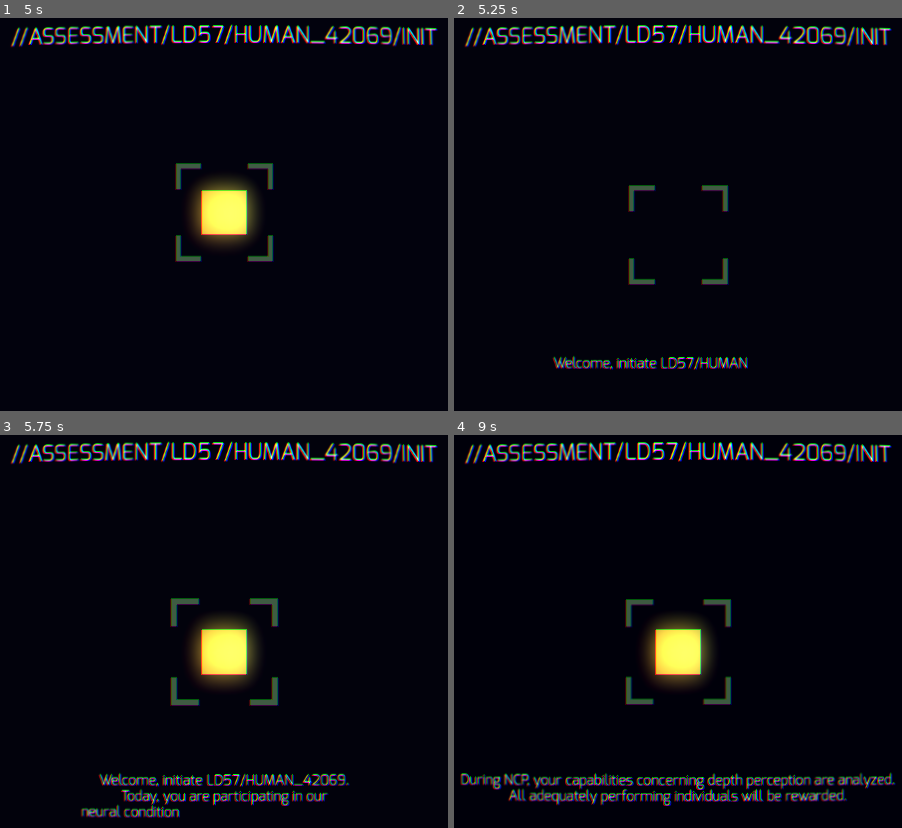
Above: before the commit, frames 1-4 (two rows, left to right).
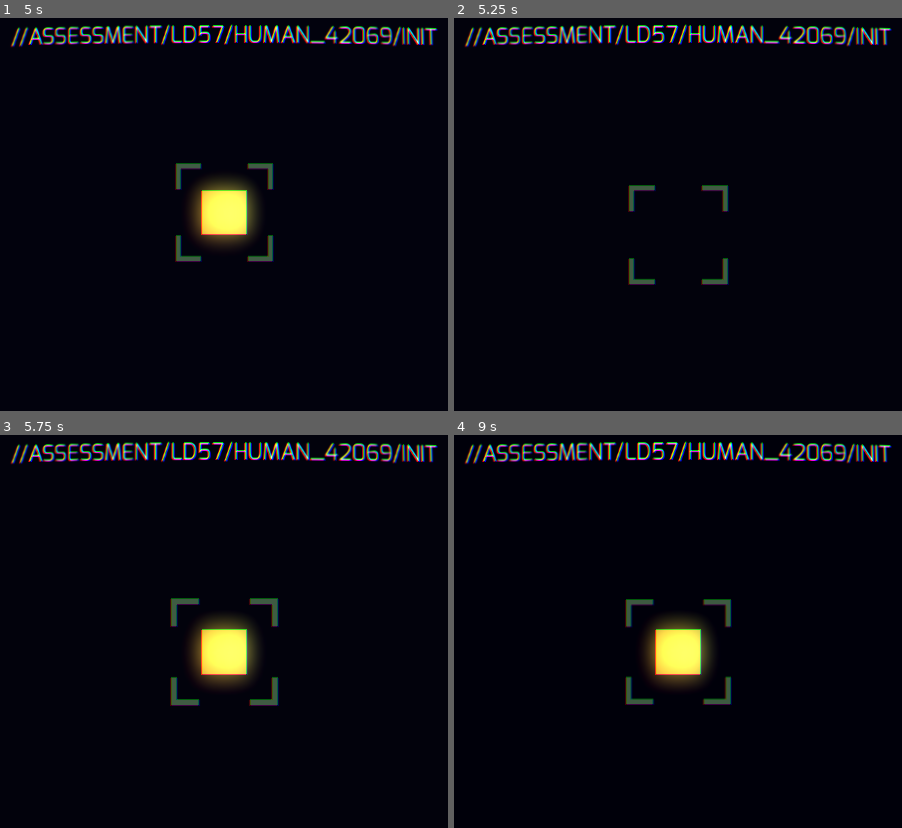
Above: after the commit, the same moments.

Repository: manabreak/ld57
Game: Godot game, scene res://root.tscn
Same seed, same stepped clock (60 frames per second), same inputs: the game is played once before the commit and once after it. Sound files missing from this copy of the repository are replaced by a short silence.
Inputs (mouse positions are in pixels of both pictures, inside the frame that each line leads up to):
- Up to frame 1 (5 s): tap Enter at 0.5 s; move the mouse to (398, 214) at 0.52 s; hold E (container_right) 0.53-1.28 s; tap Tab (cycle_selection) every 0.75 s from 0.6 to 4.35 s; click (398, 214) at 0.67 s; tap R (reset) at 1.25 s; move the mouse to (62, 257) at 1.27 s; hold Keypad 2 (move_down) 1.28-2.03 s; click (62, 257) at 1.42 s; move the mouse to (304, 135) at 2.02 s; hold E (container_right) 2.03-2.78 s; click (304, 135) at 2.17 s; move the mouse to (183, 324) at 2.77 s; hold Keypad 8 (move_up) 2.78-3.53 s; click (183, 324) at 2.92 s; move the mouse to (outside the picture) at 3.52 s; hold Q (container_left) from 3.53 s (still down); click (outside the picture) at 3.67 s; tap P (skip, bound only after the commit) at 4.15 s; move the mouse to (outside the picture) at 4.27 s; click (outside the picture) at 4.42 s
- Up to frame 2 (5.25 s): tap R (reset) at 5 s; move the mouse to (718, 234) at 5.02 s; release Q (container_left) at 5.03 s; hold Keypad 2 (move_down) from 5.03 s (still down); tap Tab (cycle_selection) at 5.1 s; click (718, 234) at 5.17 s
- Up to frame 3 (5.75 s): keep holding Keypad 2 (move_down)
- Up to frame 4 (9 s): move the mouse to (557, 541) at 5.77 s; release Keypad 2 (move_down) at 5.78 s; hold E (container_right) 5.78-6.53 s; tap Tab (cycle_selection) every 0.75 s from 5.85 to 8.85 s; click (557, 541) at 5.92 s; move the mouse to (852, 631) at 6.52 s; hold Keypad 8 (move_up) 6.53-7.28 s; click (852, 631) at 6.67 s; move the mouse to (516, 674) at 7.27 s; hold E (container_right) 7.28-8.03 s; click (516, 674) at 7.42 s; move the mouse to (758, 552) at 8.02 s; hold Keypad 2 (move_down) 8.03-8.78 s; click (758, 552) at 8.17 s; move the mouse to (637, 741) at 8.77 s; hold Q (container_left) from 8.78 s (still down); click (637, 741) at 8.92 s

Frame 1 is identical in both runs. In frame 2, 0.9% of the frame differs, in the area x 21-66%, y 86-90%; in frame 3, 2.6%; in frame 4, 3.8%, in the area x 1-99%, y 85-95%.
Error before the commit: Cannot call method 'get_index' on a null value. (res://GameController.gd:447)
Error after the commit: Cannot call method 'get_index' on a null value. (res://GameController.gd:483)

Commit message:
Final touches

Diff:
--- a/GameController.gd
+++ b/GameController.gd
@@ -15,7 +15,7 @@
 	{ "targets": [{ "type": "cylinder", "pos": "(-1.5, 1.5, 0.0)", "rot": "(-0.653281, -0.270598, 0.270598, 0.653282)" },  …(297 unchanged characters)…
 	{ "targets": [{ "type": "cube", "pos": "(1.5, -0.5, 0.0)", "rot": "(-0.0, 0.707107, 0.707107, -0.0)" }, { "type": "cub …(192 unchanged characters)…
 	{ "targets": [{ "type": "cube", "pos": "(1.5, 0.0, 0.0)", "rot": "(-0.0, 0.707107, 0.707107, -0.0)" }, { "type": "cube …(282 unchanged characters)…
-	{ "targets": [{ "type": "cone", "pos": "(0.0, 0.0, 0.0)", " …(132 unchanged characters)… , { "type": "cube", "pos": "(-1.0, 0.0, 0.0)", "rot": "(-0.707107, 0.0, 0.707107, -0.0)" }], "container_rot_index": 0 },
+	{ "targets": [{ "type": "cone", "pos": "(0.0, 0.0, 0.0)", " …(132 unchanged characters)… , { "type": "cube", "pos": "(-1.0, 0.0, 1.0)", "rot": "(-0.707107, 0.0, 0.707107, -0.0)" }], "container_rot_index": 0 },
 	{ "targets": [{ "type": "cone", "pos": "(0.0, 1.0, 0.0)", "rot": "(0.5, 0.5, 0.5, 0.5)" }, { "type": "cube", "pos": "( …(240 unchanged characters)…
 	{ "targets": [{ "type": "cone", "pos": "(0.0, 0.0, -1.0)", "rot": "(0.707107, -0.707106, 0.0, 0.0)" }, { "type": "cube …(261 unchanged characters)…
 	{ "targets": [{ "type": "cylinder", "pos": "(0.0, 0.0, 0.0)", "rot": "(0.382683, 0, 0, 0.92388)" }, { "type": "cube",  …(204 unchanged characters)…
@@ -84,7 +84,7 @@
 	var tween = create_tween()
 	tween.tween_property(title_label, "visible_ratio", 1.0, 2.0)
 
-	await tween.finished
+	await tween.finishedd
 	await pause(1.0)
 
 	await show_message("Welcome, initiate LD57/HUMAN_42069.\nToday, you are participating in our\nneural conditioning program, or NCP for short.")
@@ -119,7 +119,7 @@
 
 var desc_label_tween: Tween = null
 
-func show_message(text: String, time: float = 1.0) -> Signal:
+func show_message(text: String, time: float = 6.0) -> Signal:
 	if desc_label_tween != null:
 		desc_label_tween.stop()
 
@@ -145,7 +145,11 @@
 		2:
 			await show_message("Recalibrating baseline...", 2.0)
 			await pause()
-			return show_message("Baseline recalibrated.\nProceed with the next assignment.", 4.0)
+			await show_message("ALERT - ALERT - ALERT", 1.0)
+			await pause(1.0)
+			await show_message("PREMISES BREACHED", 1.0)
+			await pause(0.5)
+			return show_message("Ignore the previous alert.\nBaseline recalibrated.\nProceed with the next assignment.", 6.0)
 		3:
 			await show_message("Improved depth perception capabilities recognized.\nIncreasing assessment difficulty...")
 			await pause()
@@ -161,6 +165,36 @@
 			return show_message("Employee is performing adequately.")
 		7:
 			return show_message("The performance of HUMAN_42069 might be statistically significant.\nMore results are needed.")
+		8:
+			return show_message("Employee classification re-assessed.\nPrevious class: D. Current class: C.")
+		9:
+			$CanvasLayer/UI.target_hr = 120
+			return show_message("Assessment score 50 reached.\nEmployee is still performing adequately.")
+		10:
+			return show_message("Vitals show significant stress.\nEmployee is provided with a simplified puzzle.\nThis incident will be logged.")
+		11:
+			$CanvasLayer/UI.target_hr = 100
+			return show_message("Vitals normalizing.\nResuming pre-configured assessment routine.")
+		12:
+			return show_message("Employee is performing above average.\nIntroducing new shape.")
+		13:
+			await show_message("New shape 'cone' recognized.\nProceeding with the assessment routine.")
+			await pause()
+			await show_message("// ERROR: BACKUP SYSTEM DOWN //\nCAUSE: UNKNOWN", 2.0)
+			await pause()
+			return show_message("Please ignore the previous message.\nContinue with your assessment.")
+		14:
+			$CanvasLayer/UI.target_hr = 120
+			await show_message("ALERT - ALERT - ALERT", 1.0)
+			await pause()
+			await show_message("EVACUATE PREMISES", 1.0)
+			await pause()
+			return show_message("Please continue with your assessment.", 5.0)
+		15:
+			$CanvasLayer/UI.target_hr = 140
+			await show_message("CARBON MONOXIDE LEVELS CRITICAL", 1.0)
+			await pause()
+			return show_message("Remain calm.\nThe execution of the assessment is your top priority.", 5.0)
 	return get_tree().create_timer(0.1).timeout
 
 
@@ -435,6 +469,8 @@
 		unselect()
 	elif Input.is_action_just_pressed("reset"):
 		load_level(current_level)
+	#elif Input.is_action_just_pressed("skip"):
+	#	change_level()
 
 	if current_selection >= 0:
 		var cube = $Cubes.get_child(current_selection)
--- /dev/null
+++ b/MusicHandler.gd
@@ -0,0 +1,11 @@
+extends Node
+
+
+func _ready() -> void:
+	$BGMusicIntro.finished.connect(self.on_intro_finished)
+	$BGMusicLoop.finished.connect(self.on_intro_finished)
+	$BGMusicIntro.play()
+
+
+func on_intro_finished() -> void:
+	$BGMusicLoop.play()
--- a/project.godot
+++ b/project.godot
@@ -86,6 +86,11 @@
 "events": [Object(InputEventKey,"resource_local_to_scene":false,"resource_name":"","device":-1,"window_id":0,"alt_press …(192 unchanged characters)…
 ]
 }
+skip={
+"deadzone": 0.2,
+"events": [Object(InputEventKey,"resource_local_to_scene":false,"resource_name":"","device":-1,"window_id":0,"alt_pressed":false,"shift_pressed":false,"ctrl_pressed":false,"meta_pressed":false,"pressed":false,"keycode":0,"physical_keycode":80,"key_label":0,"unicode":112,"location":0,"echo":false,"script":null)
+]
+}
 
 [rendering]
 
--- a/root.tscn
+++ b/root.tscn
@@ -7,7 +7,10 @@
 [ext_resource type="Script" uid="uid://cpli0mlj3x8xu" path="res://Cubes.gd" id="3_vvh5c"]
 [ext_resource type="Texture2D" uid="uid://cb172j0elo170" path="res://assets/selection.png" id="4_28aoi"]
 [ext_resource type="PackedScene" uid="uid://dwqotjpg4hq15" path="res://ColorCone.tscn" id="4_tw3kd"]
+[ext_resource type="Script" uid="uid://dt8085id0bjlq" path="res://MusicHandler.gd" id="5_eji0w"]
+[ext_resource type="AudioStream" uid="uid://1uyv8b5ycddp" path="res://assets/audio/ld57_intro.ogg" id="5_gd4vy"]
 [ext_resource type="Theme" uid="uid://bp8bw3kss3ym2" path="res://assets/theme.tres" id="5_jnlp7"]
+[ext_resource type="AudioStream" uid="uid://sspgcc3tv705" path="res://assets/audio/ld57_loop.ogg" id="6_qw60f"]
 [ext_resource type="Shader" uid="uid://cp7brdoqgajcj" path="res://Vignette.gdshader" id="7_vyht1"]
 [ext_resource type="Script" uid="uid://b5alxsbtjf5pw" path="res://ui.gd" id="8_huihk"]
 
@@ -42,10 +45,16 @@
 title_label = NodePath("CanvasLayer/UI/MarginContainer/LevelName")
 desc_label = NodePath("CanvasLayer/UI/DialogueMargins/DialogueLabel")
 
-[node name="DirectionalLight3D" type="DirectionalLight3D" parent="."]
-transform = Transform3D(0.866025, 0.433013, 0.25, -0.5, 0.75, 0.433013, 0, -0.5, 0.866025, 0, 0.537146, 1.2575)
-visible = false
-sky_mode = 1
+[node name="MusicHandler" type="Node" parent="."]
+script = ExtResource("5_eji0w")
+
+[node name="BGMusicIntro" type="AudioStreamPlayer" parent="MusicHandler"]
+stream = ExtResource("5_gd4vy")
+volume_db = -2.971
+
+[node name="BGMusicLoop" type="AudioStreamPlayer" parent="MusicHandler"]
+stream = ExtResource("6_qw60f")
+volume_db = -2.971
 
 [node name="Camera3D" type="Camera3D" parent="."]
 transform = Transform3D(1, 0, 0, 0, 1, 0, 0, 0, 1, 0, 0, 10)
Not shown, added: MusicHandler.gd.uid
Not shown, added: assets/audio/blip.wav.import
Not shown, added: assets/audio/ld57_intro.ogg.import
Not shown, added: assets/audio/ld57_loop.ogg.import
Not shown, added: export_presets.cfg
Not shown: 1 places in root.tscn that only renumber resources
Not shown, added: assets/audio/blip.wav
Not shown, added: assets/audio/ld57_intro.ogg
Not shown, added: assets/audio/ld57_loop.ogg
